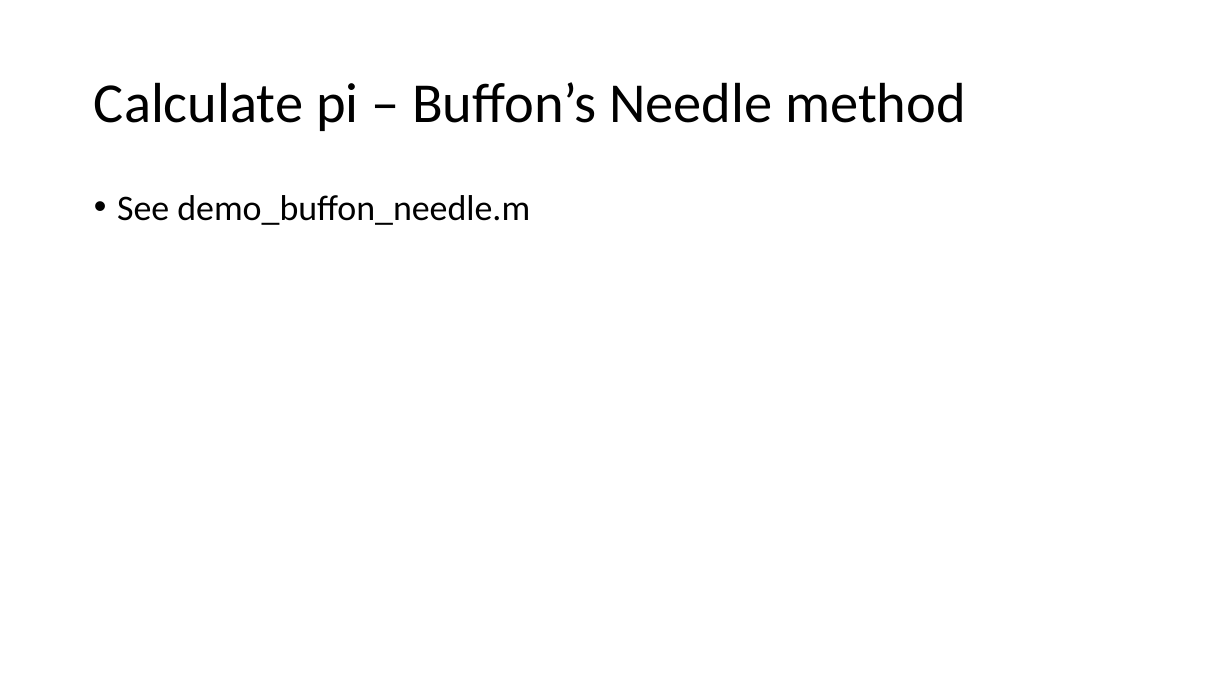
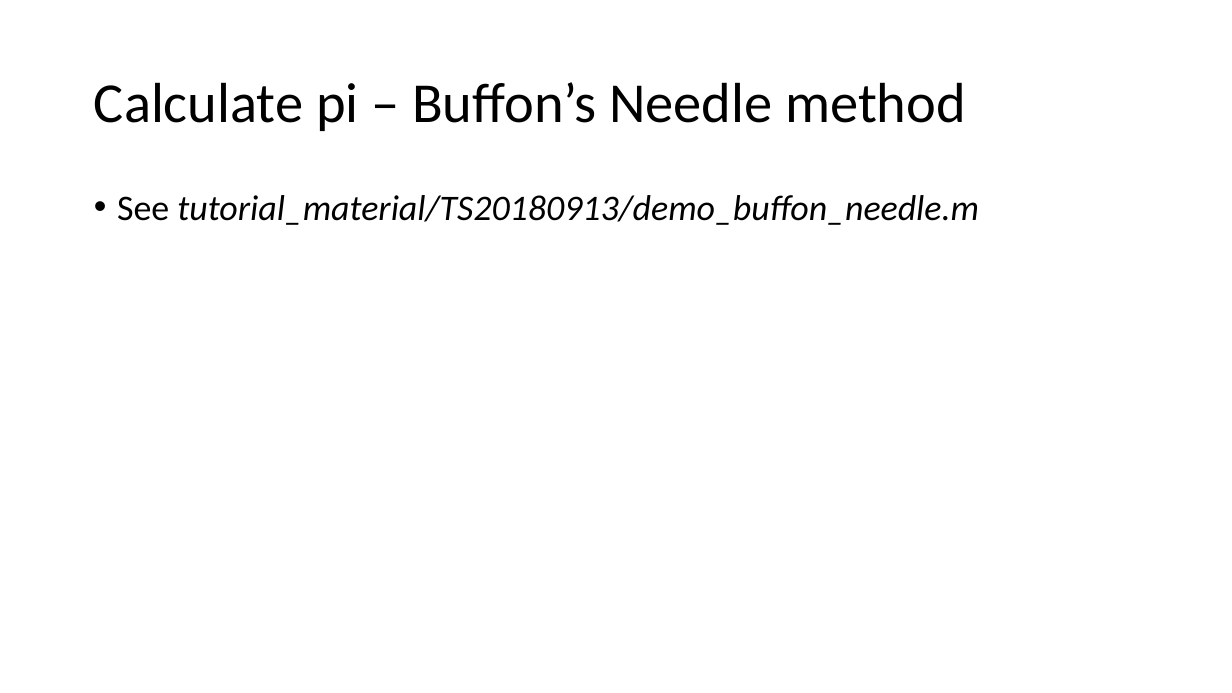
Before and after one commit to emailaddresses/PHYS4150-2018, a slide deck: slide 6 of tutorial_material/TS20180913/TS20180913.pptx. Drawn at 1232x693 pixels with LibreOffice and Linux fonts; fonts in the diff are those of the drawing. Boxes give left, top, right and bottom in pixels: in the first picture for what was removed or moved away, otherwise in the second. Text is boxed around its words. In the diff, an @@ line names an element or a change of style, - is before the commit and + after.

```diff
--- a/tutorial_material/TS20180913/TS20180913.pptx
+++ b/tutorial_material/TS20180913/TS20180913.pptx
@@ text at [117,195,979,225]: text changed; italic on @@
-• See demo_buffon_needle.m
+• See tutorial_material/TS20180913/demo_buffon_needle.m
```
Also in this commit, not shown: 5 other slides changed, 4 other files.
